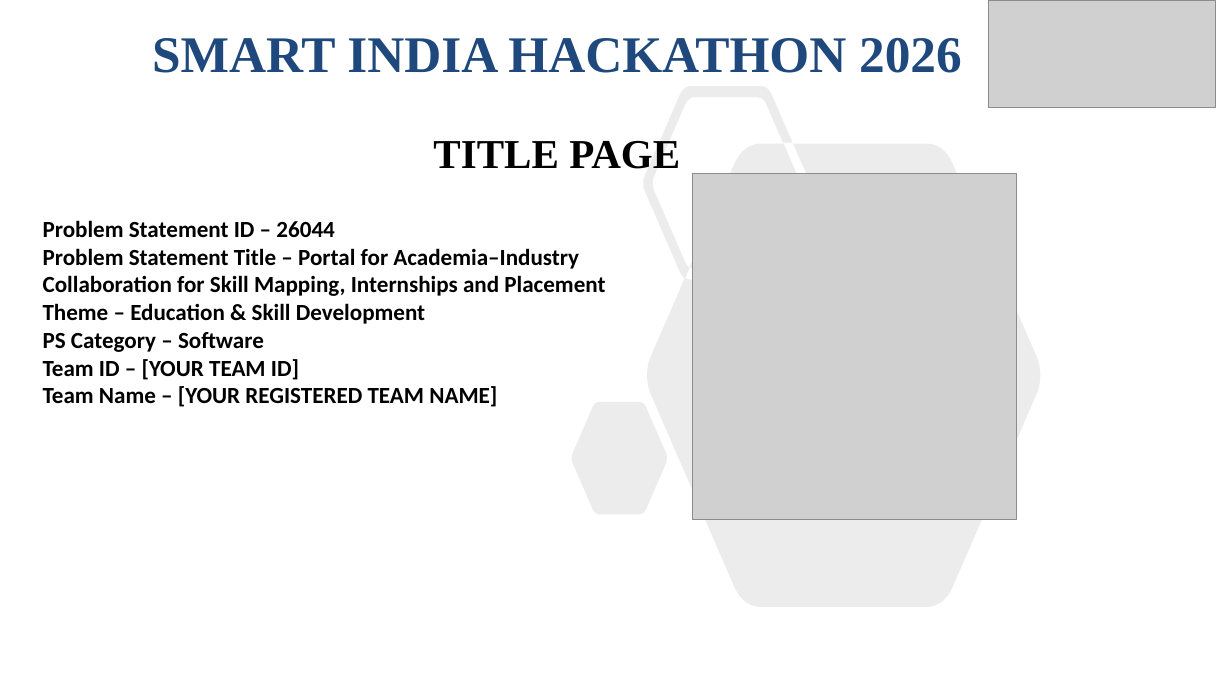
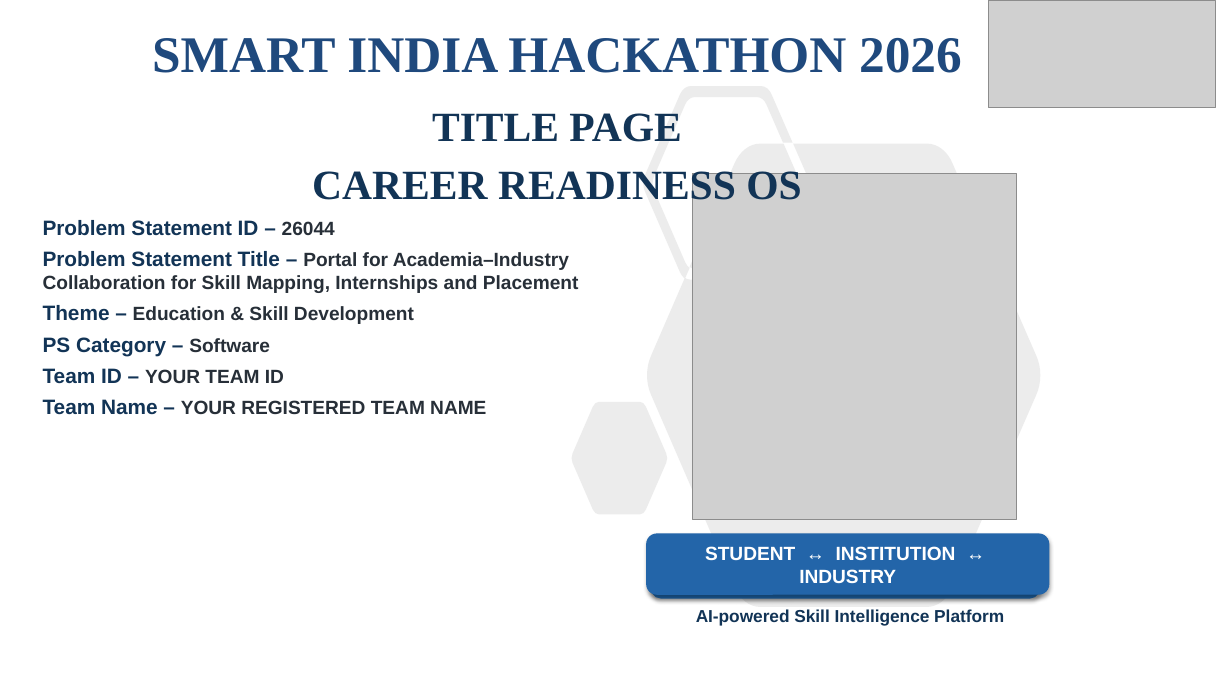
Before and after one commit to satvik0160/Hackathon-Project, a slide deck: slide 1 of SIH_Final_PPT.pptx. Drawn at 1232x693 pixels with LibreOffice and Linux fonts; fonts in the diff are those of the drawing; grey boxes stand for pictures. Boxes give left, top, right and bottom in pixels: in the first picture for what was removed or moved away, otherwise in the second. Text is boxed around its words. In the diff, an @@ line names an element or a change of style, - is before the commit and + after.

Commit message:
style: adopt Another_sample.pptx format with 35% increased font sizes and bold text for maximum readability

```diff
--- a/SIH_Final_PPT.pptx
+++ b/SIH_Final_PPT.pptx
@@ subtitle "TITLE PAGE CAREER READINESS OS" at [312, 113, 801, 208]: vertical alignment top to middle @@
@@ subtitle at [312, 113, 801, 208]: text changed; size 32 to 32.4 pt; text colour #000000 to #123456 @@
-TITLE PAGE
+TITLE PAGE
+CAREER READINESS OS
@@ text at [43, 220, 579, 356]: size 18 to 16.2 pt, text colour #000000 to #123456 in "Problem Statement ID –", "Problem Statement Title –", "Theme –", "PS Category –"; size 18 to 14.8 pt, text colour #000000 to #272F38 in "26044", "Portal for Academia–Industry Collaboration for Skill Mapping ...", "Education & Skill Development", "Software"; font Calibri to Arial in "Problem Statement ID – 26044", "Problem Statement Title – Portal for Academia–Industry ...", "Theme – Education & Skill Development", "PS Category – Software"; more space between paragraphs @@
@@ text at [43, 368, 486, 415]: text changed; size 18 to 14.8 pt; font Calibri to Arial; text colour #000000 to #272F38 @@
-Team ID – [YOUR TEAM ID]
-Team Name – [YOUR REGISTERED TEAM NAME]
+Team ID – YOUR TEAM ID
+Team Name – YOUR REGISTERED TEAM NAME
@@ rounded rectangle added at [647, 534, 1049, 594], fill #2365A9, outline #2365A9 1 pt, 14.8 pt, text #FFFFFF, bold @@
+STUDENT ↔ INSTITUTION ↔ INDUSTRY
@@ rounded rectangle added at [652, 541, 1040, 598], fill #1F66AA, outline #1F66AA 1.1 pt, 14.8 pt, text #FFFFFF, bold @@
+STUDENT ↔ INSTITUTION ↔ INDUSTRY
@@ text added at [696, 609, 1004, 626], 13.5 pt, text #123456, bold @@
+AI-powered Skill Intelligence Platform
```
Also in this commit, not shown: 2 other slides changed, 4 slides added, 3 slides removed.
